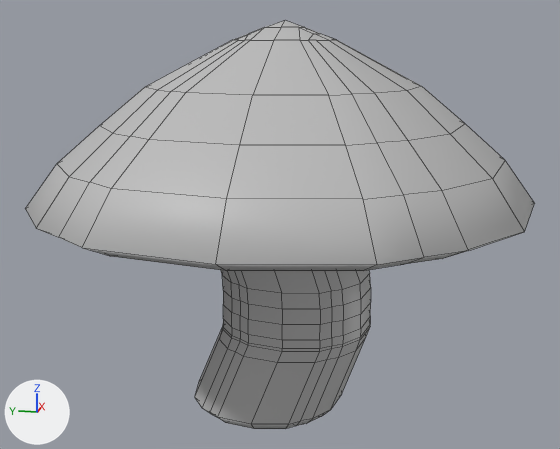
The FBX model Assets/mayaAssets/mushroomMonsters/mushroomBoi_02.fbx: old version first, new version second.
Camera for both pictures: a camera (50 mm lens) standing at (-1.998, -2.503, -0.706) and looking at (-0.003, -2.104, -1.205). Every picture has the same lights, and +X, +Y and +Z are marked at lower left. Mesh edges are drawn as thin lines. Where no turn or scale is listed for an object, it has been applied to the vertices.

The scene before the commit, as lines of its bpy script (objects in view):
```python
me_mesh = bpy.data.meshes.new('Mesh')
me_mesh.from_pydata(...)  # 488 vertices, 486 faces; spans x -0.669..0.669, y -0.639..0.639, z 0.0..1.058
# faces by material slot: [414, 72]
me_mesh.materials.append(mat_lambert1)  # grey #bcbcbc
me_mesh.materials.append(mat_proxyaxorr_fivefootsix_proxyaxorr_greydark)  # black #383838
ob_mushroomboi_02 = bpy.data.objects.new('mushroomBoi_02', me_mesh)
ob_mushroomboi_02.location = (0.0, -2.117, -1.732)
```
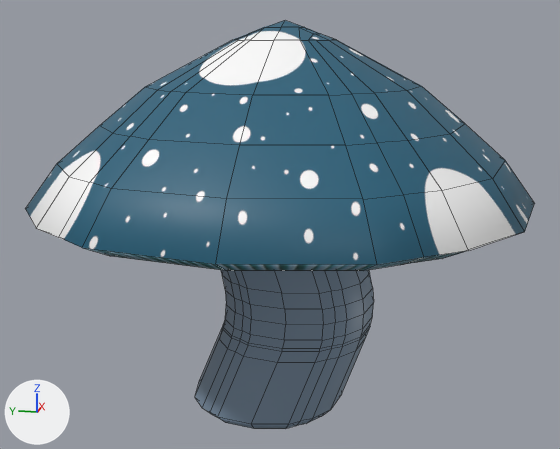
Pixel boxes (x1, y1, x2, y2) of what changed, in the pictures (560 x 449 px; the box of a moved part takes in the faces that stretch with it):
'mushroomBoi_02', reshaped, recoloured, surface changed (grey to blue)
    both: (26, 20, 535, 429)
part 1 of me_mesh, moved or reshaped
    before: (223, 288, 371, 340)
    after: (225, 288, 374, 340)
part 2 of me_mesh, recoloured (grey to blue)
    both: (195, 270, 370, 429)
part 3 of me_mesh, surface changed (grey to blue)
    both: (26, 20, 535, 271)

The change, as a list of edits to the scene's bpy script:
```text
Add img_mushroombottom_blue_png:
    img_mushroombottom_blue_png = load_image('mushroomBottom_blue.png', '_unpacked/mushroomBottom_blue.png', 447, 432, 'sRGB')
Add img_mushroomtop_blue_png:
    img_mushroomtop_blue_png = load_image('mushroomTop_blue.png', '_unpacked/mushroomTop_blue.png', 1080, 1080, 'sRGB')
Add mat_mushroombottom02:
    mat_mushroombottom02 = principled_material('mushroomBottom02')
    mat_mushroombottom02.texture = img_mushroombottom_blue_png
Add mat_mushroomtop02:
    mat_mushroomtop02 = principled_material('mushroomTop02')
    mat_mushroomtop02.texture = img_mushroomtop_blue_png
Add mat_mushroombase02:
    mat_mushroombase02 = principled_material('mushroomBase02')
    mat_mushroombase02.base_color = (0.206, 0.289, 0.387)  # blue #7d92a7
Change me_mesh:
    where me_mesh.from_pydata(...)  # 488 vertices, 486 faces; spans x -0.669..0.669, y -0.639..0.639, z 0.0..1.058
    used by ob_mushroomboi_02; location = (0.0, -2.117, -1.732)
    me_mesh part 1: all 15 vertices in x -0.211..0.128, y -0.236..0.166, z 0.322 are moved by (0.0, -0.008, 0.0)
    me_mesh part 2: 250 of the faces centred in x -0.206..0.206, y -0.228..0.23, z 0.0..0.452 switch from mat_lambert1 (grey #bcbcbc) to mat_mushroombase02 (blue #7d92a7)
    me_mesh part 3: texture (UV) coordinates of 164 of 486 faces, centred in x -0.607..0.607, y -0.579..0.579, z 0.526..1.046, changed; they spanned u 0.03..1.19, v 0.5..1.19 and now span u 0.0..0.95, v 0.0..1.0
    add me_mesh.materials.append(mat_mushroomtop02)  # picture img_mushroomtop_blue_png
    add me_mesh.materials.append(mat_mushroombottom02)  # picture img_mushroombottom_blue_png
```
